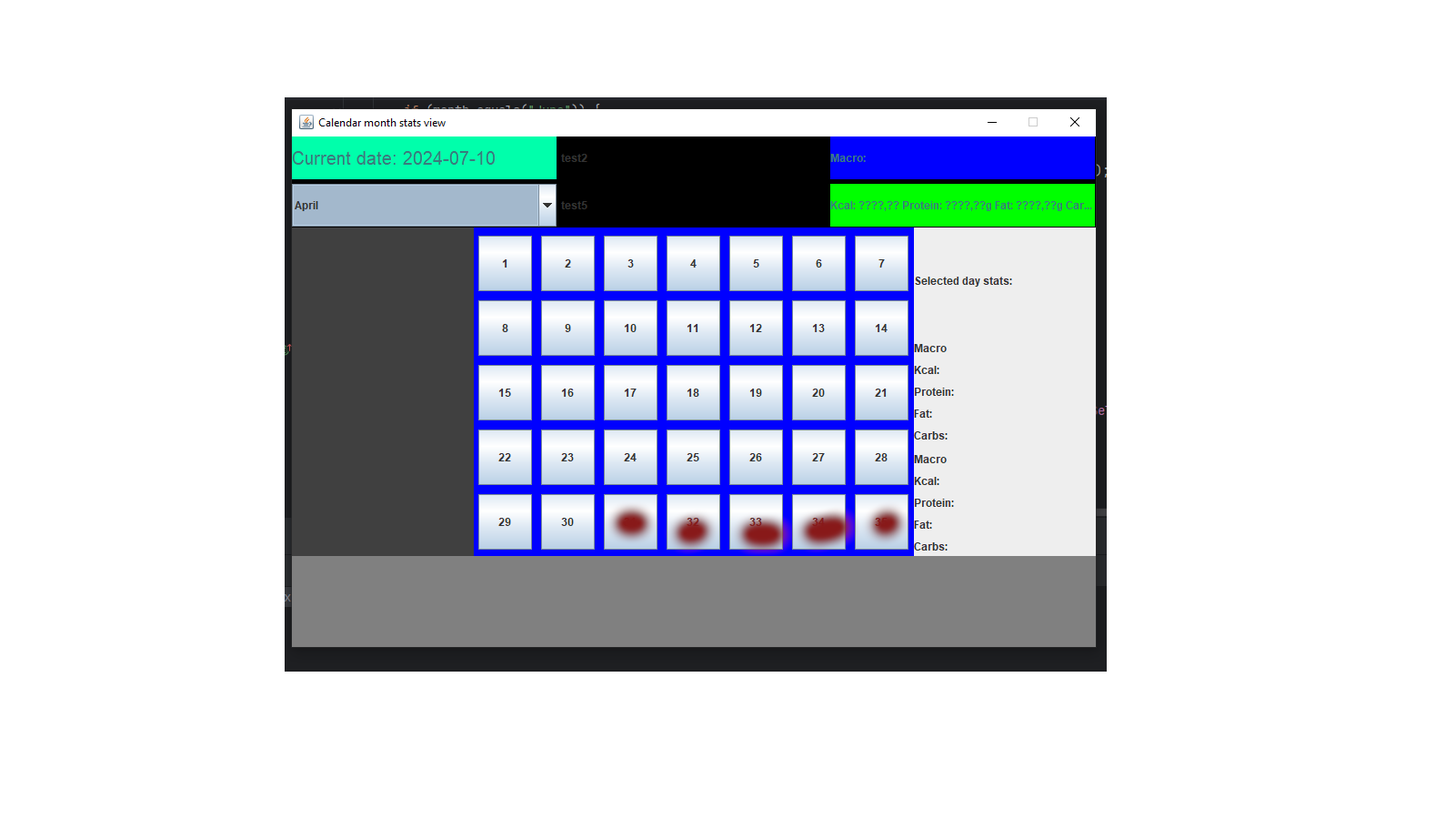
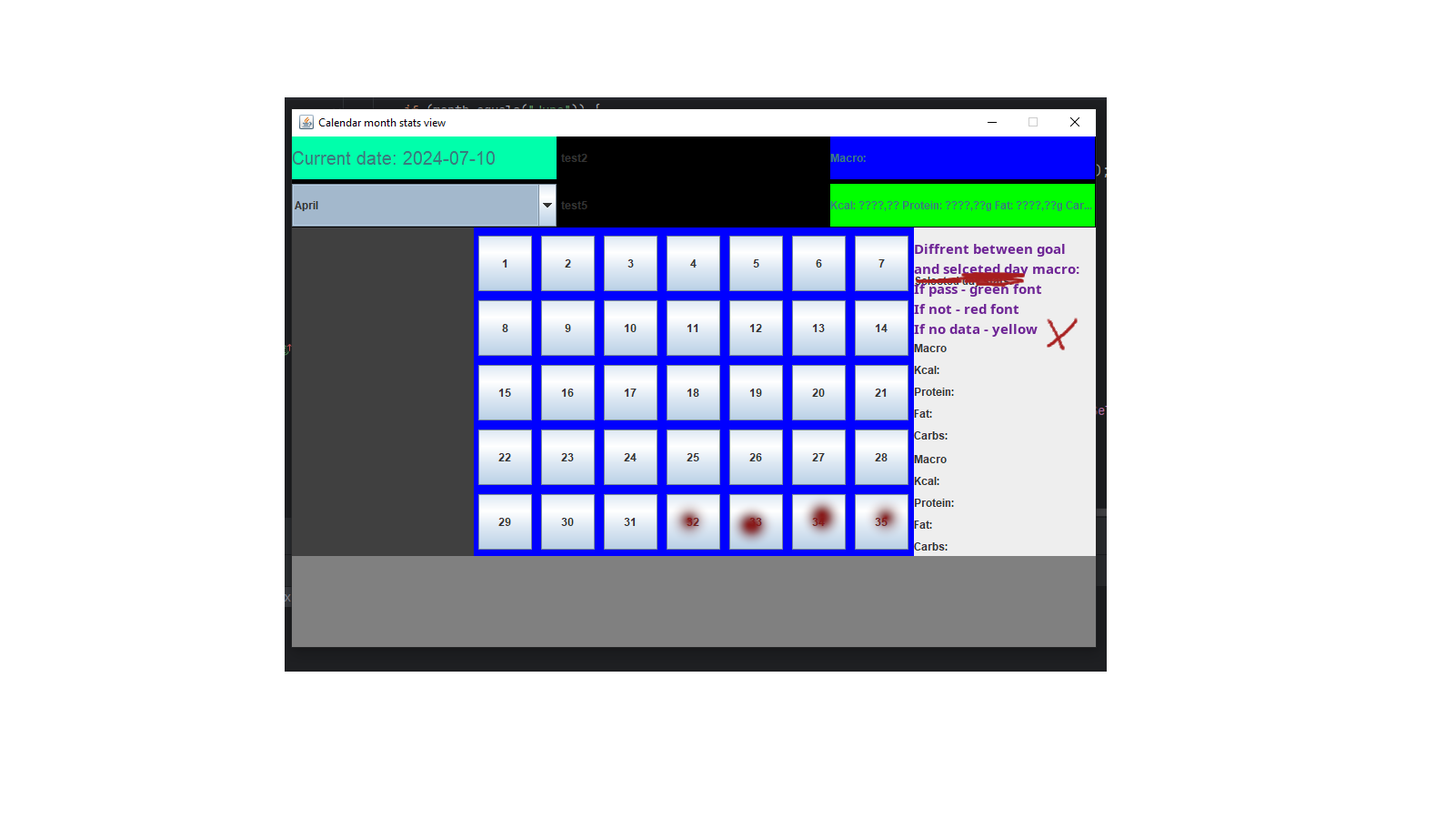
Revision of a layered 1455 x 819 image; what changed, layer by layer:
added layer "Diffrent between goal and selc..." above "Split north panel - July" over [914, 243, 1080, 351]
showed "Split north panel - July" over [603, 243, 1080, 556]
hid "Split north panel - April" over [603, 243, 1080, 556]
